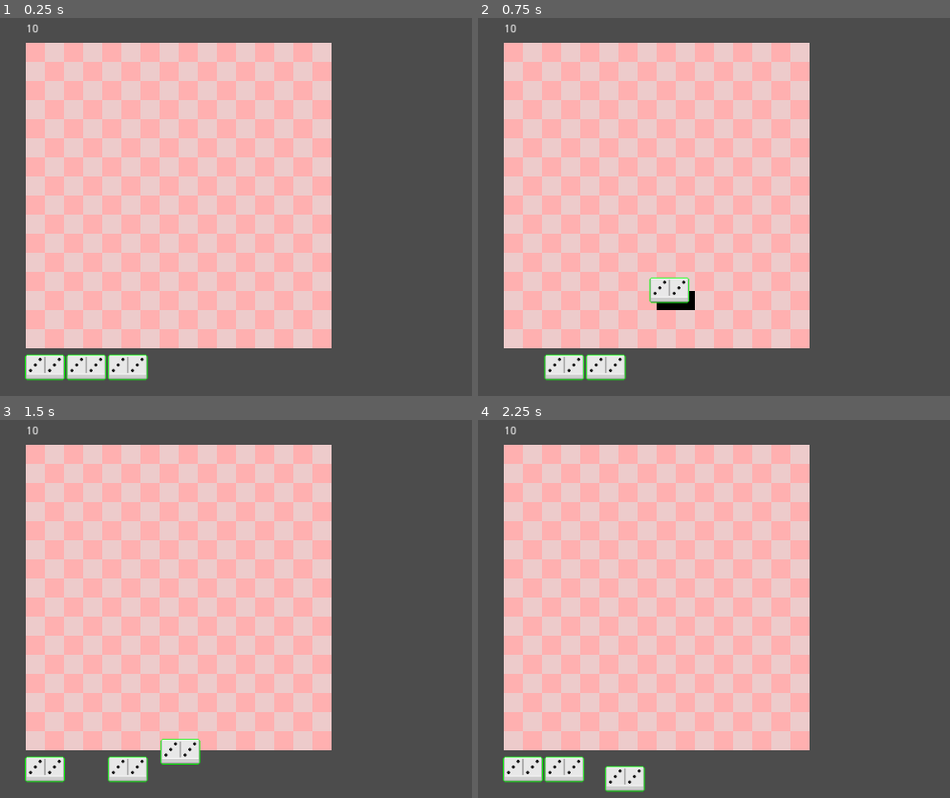
Above: before the commit, frames 1-4 (two rows, left to right).
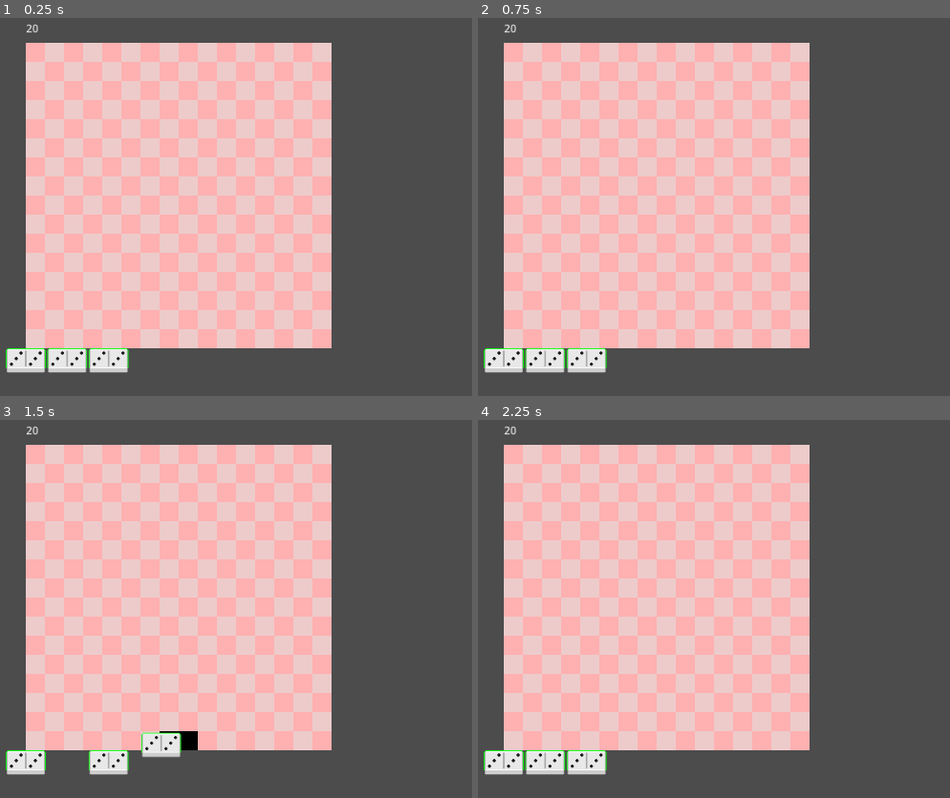
Above: after the commit, the same moments.

Repository: boomyville/Dominomino
Game: Godot game, scene res://scenes/game.tscn
Same seed, same stepped clock (60 frames per second), same inputs: the game is played once before the commit and once after it.
Inputs (mouse positions are in pixels of both pictures, inside the frame that each line leads up to):
- Up to frame 1 (0.25 s): no input
- Up to frame 2 (0.75 s): tap Enter at 0.5 s; drag from (525, 365) to (902, 104) at 0.52 s
- Up to frame 3 (1.5 s): drag from (84, 767) to (311, 688) at 1.27 s
- Up to frame 4 (2.25 s): move the mouse to (605, 767) at 2.02 s; click (605, 767) at 2.17 s

The runs differ from the first frame. In frame 1, 1.9% of the frame differs, in the area x 1-32%, y 1-96%; in frame 2, 2.7%, in the area x 1-46%, y 1-96%; in frame 3, 2.5%; in frame 4, 2.2%.

Commit message:
Add domino rotation

Diff:
--- a/scenes/domino.tscn
+++ b/scenes/domino.tscn
@@ -1,10 +1,11 @@
-[gd_scene load_steps=8 format=2]
+[gd_scene load_steps=9 format=2]
 
 [ext_resource path="res://assets/domino/pip_3.png" type="Texture" id=1]
 [ext_resource path="res://assets/shaders/playable_outline.shader" type="Shader" id=2]
 [ext_resource path="res://assets/domino/domino_base.png" type="Texture" id=3]
 [ext_resource path="res://scripts/domino.gd" type="Script" id=4]
 [ext_resource path="res://resources/template_domino.tres" type="Resource" id=5]
+[ext_resource path="res://assets/domino/lip_wide.png" type="Texture" id=6]
 
 [sub_resource type="RectangleShape2D" id=1]
 extents = Vector2( 24, 15 )
@@ -19,12 +20,12 @@
 domino_data = ExtResource( 5 )
 
 [node name="CollisionShape2D" type="CollisionShape2D" parent="."]
-position = Vector2( 24, 12 )
+position = Vector2( 0, 4 )
 shape = SubResource( 1 )
 
 [node name="BaseSprite" type="Sprite" parent="."]
 material = SubResource( 2 )
-position = Vector2( 0, 1 )
+position = Vector2( -24, -7 )
 texture = ExtResource( 3 )
 centered = false
 offset = Vector2( -2, -6 )
@@ -33,11 +34,19 @@
 position = Vector2( 12, 9 )
 
 [node name="PipSprite" type="Sprite" parent="LeftPip"]
+position = Vector2( -24, -8 )
 texture = ExtResource( 1 )
 
 [node name="RightPip" type="Position2D" parent="."]
-position = Vector2( 12, -3 )
+position = Vector2( -12, -11 )
 
 [node name="PipSprite" type="Sprite" parent="RightPip"]
 position = Vector2( 24, 12 )
 texture = ExtResource( 1 )
+
+[node name="LipPosition" type="Position2D" parent="."]
+position = Vector2( -24, 4 )
+
+[node name="LipSprite" type="Sprite" parent="LipPosition"]
+position = Vector2( 24, 12 )
+texture = ExtResource( 6 )
--- a/scripts/board.gd
+++ b/scripts/board.gd
@@ -63,8 +63,13 @@
 
 func place_domino_on_matrix(domino_instance: Area2D, target_x: int, target_y: int) -> void:
 	board_matrix[target_y][target_x] = domino_instance
-	board_matrix[target_y][target_x + 1] = domino_instance
-	print("Domino successfully registered at matrix row: ", target_y, " across columns: ", target_x, "-", target_x + 1)
+	if domino_instance.is_vertical():
+		board_matrix[target_y + 1][target_x] = domino_instance
+		print("Domino registered at col: ", target_x, " rows: ", target_y, "-", target_y + 1)
+	else:
+		board_matrix[target_y][target_x + 1] = domino_instance
+		print("Domino registered at row: ", target_y, " cols: ", target_x, "-", target_x + 1)
+
 
 # We call this function when we undo a domino placement on the board
 func remove_domino_from_matrix(domino_instance: Area2D) -> void:
@@ -73,24 +78,32 @@
 			if board_matrix[y][x] == domino_instance:
 				board_matrix[y][x] = null
 
-func is_placement_valid(start_x: int, start_y: int) -> bool:
+
+func is_placement_valid(start_x: int, start_y: int, vertical: bool = false) -> bool:
 	if start_x < 0 or start_y < 0:
 		return false
-	if start_x + 1 >= 16 or start_y >= 16:
-		return false
-	var left_cell = board_matrix[start_y][start_x]
-	var right_cell = board_matrix[start_y][start_x + 1]
-	if left_cell != null or right_cell != null:
-		return false
-	return true
+	if vertical:
+		if start_x >= 16 or start_y + 1 >= 16:
+			return false
+		return board_matrix[start_y][start_x] == null and board_matrix[start_y + 1][start_x] == null
+	else:
+		if start_x + 1 >= 16 or start_y >= 16:
+			return false
+		return board_matrix[start_y][start_x] == null and board_matrix[start_y][start_x + 1] == null
 
-func highlight_preview(start_x: int, start_y: int) -> void:
+
+func highlight_preview(start_x: int, start_y: int, vertical: bool = false) -> void:
 	clear_preview()
-	if not is_placement_valid(start_x, start_y):
+	if not is_placement_valid(start_x, start_y, vertical):
 		return
 	for child in grid_container.get_children():
 		var gp = child.get_meta("grid_pos")
-		if (gp.x == start_x or gp.x == start_x + 1) and gp.y == start_y:
+		var highlight = false
+		if vertical:
+			highlight = gp.x == start_x and (gp.y == start_y or gp.y == start_y + 1)
+		else:
+			highlight = gp.y == start_y and (gp.x == start_x or gp.x == start_x + 1)
+		if highlight:
 			child.texture = load("res://assets/ui/empty_board_tile3.png")
 			previewed_slots.append(child)
 
--- a/scripts/domino.gd
+++ b/scripts/domino.gd
@@ -21,11 +21,13 @@
 var upgrade_level: int = 1
 var drag_state: int = DragState.IDLE
 var drag_offset: Vector2 = Vector2.ZERO
+var rotation_step: int = 0  # 0=horizontal, 1=vertical CW, 2=flipped, 3=vertical CCW
 
 # Node references
 onready var base_sprite = $BaseSprite
 onready var left_pip_sprite = $LeftPip/PipSprite
 onready var right_pip_sprite = $RightPip/PipSprite
+onready var lip_sprite = $LipPosition/LipSprite
 
 # Shaders
 const OUTLINE_SHADER = preload("res://assets/shaders/playable_outline.shader")
@@ -185,9 +187,12 @@
 	check_playability()
 
 func _input_event(_viewport, event, _shape_idx) -> void:
+	if event is InputEventMouseButton and event.button_index == BUTTON_RIGHT and event.pressed:
+		if current_status == StatusType.HAND and drag_state == DragState.IDLE:
+			rotate_domino()
+
 	if event is InputEventMouseButton and event.button_index == BUTTON_LEFT and event.pressed:
 		if drag_state == DragState.IDLE and (current_status == StatusType.HAND or current_status == StatusType.BOARD):
-			# Block if can't afford
 			var cost = GameState.calculate_domino_cost(left_pip_value, right_pip_value)
 			if GameState.current_player_energy < cost:
 				return
@@ -243,3 +248,62 @@
 
 	tween.start()
 	tween.connect("tween_all_completed", tween, "queue_free")
+
+func rotate_domino() -> void:
+	rotation_step = (rotation_step + 1) % 4
+	rotation_degrees = rotation_step * 90.0
+
+	# Counter-rotate the lip so it always stays upright
+	lip_sprite.rotation_degrees = -rotation_degrees
+
+
+	# Swap lip texture based on orientation
+	if is_vertical():
+		lip_sprite.texture = load("res://assets/domino/lip_narrow.png")
+	else:
+		lip_sprite.texture = load("res://assets/domino/lip_wide.png")
+
+	# Reposition lip to always sit at the bottom of the current bounding box
+	match rotation_step:
+		0: lip_sprite.position = Vector2(24, 12)
+		1: lip_sprite.position = Vector2(51, -3)
+		2: lip_sprite.position = Vector2(24, -18)
+		3: lip_sprite.position = Vector2(-2, -3)
+
+func get_top_pip() -> int:
+	match rotation_step:
+		1: return left_pip_value
+		3: return right_pip_value
+	return -1  # horizontal orientations have no top pip
+
+func get_bottom_pip() -> int:
+	match rotation_step:
+		1: return right_pip_value
+		3: return left_pip_value
+	return -1
+
+func get_left_pip() -> int:
+	match rotation_step:
+		0: return left_pip_value
+		2: return right_pip_value
+	return -1
+
+func get_right_pip() -> int:
+	match rotation_step:
+		0: return right_pip_value
+		2: return left_pip_value
+	return -1
+
+func is_horizontal() -> bool:
+	return rotation_step % 2 == 0
+
+func is_vertical() -> bool:
+	return rotation_step % 2 == 1
+
+func get_facing_pip(direction: String) -> int:
+	match direction:
+		"top": return get_top_pip()
+		"bottom": return get_bottom_pip()
+		"left": return get_left_pip()
+		"right": return get_right_pip()
+	return -1
--- a/scripts/game.gd
+++ b/scripts/game.gd
@@ -37,7 +37,7 @@
 	_toggle_verification_ui(false)
 
 	GameState.connect("player_energy_changed", self, "_on_energy_adjusted")
-	GameState.set_starting_player_energy(10)  # ADD THIS — must be after signal connect
+	GameState.set_starting_player_energy(20)  # ADD THIS — must be after signal connect
 
 	_refresh_hand_playability()
 
@@ -50,7 +50,8 @@
 	var sprite = temp.get_node_or_null("BaseSprite")
 	if sprite and sprite.texture:
 		var size = sprite.texture.get_size() * sprite.scale
-		domino_snap_offset = Vector2(size.x * 0.25, size.y * 0.5)
+		#domino_snap_offset = Vector2(size.x * 0.25, size.y * 0.5)
+		domino_snap_offset = Vector2(0, 0)  # ADJUST THIS if your domino sprite isn't perfectly centered on its grid slot
 	temp.free()
 
 func _process(_delta) -> void:
@@ -58,8 +59,9 @@
 		var grid_pos = board.world_to_grid(active_domino.global_position + domino_snap_offset)
 		var gx = int(grid_pos.x)
 		var gy = int(grid_pos.y)
-		if board.is_placement_valid(gx, gy):
-			board.highlight_preview(gx, gy)
+		var vertical = active_domino.is_vertical()
+		if board.is_placement_valid(gx, gy, vertical):
+			board.highlight_preview(gx, gy, vertical)
 		else:
 			board.clear_preview()
 
@@ -87,41 +89,46 @@
 
 func _input(event) -> void:
 	if event is InputEventMouseButton and event.button_index == BUTTON_LEFT and not event.pressed:
-		print("Mouse release | state: ", current_play_state, " | active: ", active_domino)
 		if current_play_state == PlayState.DRAGGING and active_domino != null:
 			_try_place_active_domino()
 
+	# Only handle right-click here when actively dragging —
+	# in-hand right-click is handled by the domino's own _input_event
+	if event is InputEventMouseButton and event.button_index == BUTTON_RIGHT and event.pressed:
+		if current_play_state == PlayState.DRAGGING and active_domino != null:
+			active_domino.rotate_domino()
+
 func _try_place_active_domino() -> void:
-	var grid_pos = board.world_to_grid(active_domino.global_position + domino_snap_offset)
+	var snap = domino_snap_offset
+	if active_domino.is_vertical():
+		snap = Vector2(domino_snap_offset.y, domino_snap_offset.x)
+	var grid_pos = board.world_to_grid(active_domino.global_position + snap)
 	var gx = int(grid_pos.x)
 	var gy = int(grid_pos.y)
-
-	if not board.is_placement_valid(gx, gy):
+	var vertical = active_domino.is_vertical()
+
+	if not board.is_placement_valid(gx, gy, vertical):
 		board.clear_preview()
 		_cancel_active_domino()
 		return
 
 	board.clear_preview()
-
-	# Remove the domino from its hand slot first
 	var old_parent = active_domino.get_parent()
 	old_parent.remove_child(active_domino)
 	board.add_child(active_domino)
 
-	# NOW set position AFTER reparenting so it's in board's coordinate space
 	var snap_world = board.grid_to_world(gx, gy)
-	active_domino.global_position = snap_world + Vector2(0, -2)
-
-	# Register in matrix
+	match active_domino.rotation_step:
+		0: active_domino.global_position = snap_world + Vector2(24, 10)
+		1: active_domino.global_position = snap_world + Vector2(12, 24)
+		2: active_domino.global_position = snap_world + Vector2(24, 10)  # same as 0, adjust if needed
+		3: active_domino.global_position = snap_world + Vector2(12, 24)
+
 	board.place_domino_on_matrix(active_domino, gx, gy)
-
-	# Z-level
-	active_domino.z_index = gy  # Lower Y = further back
-	active_domino.stop_drag()  # ADD THIS — stops _process tracking mouse
-	active_domino.current_status = active_domino.StatusType.BOARD  # ADD THIS
-
-	# Enter verification phase where we show the OK/UNDO buttons and wait for
-	# player input before finalising the placement
+	active_domino.z_index = gy
+	active_domino.stop_drag()
+	active_domino.current_status = active_domino.StatusType.BOARD
+
 	last_placed_domino = active_domino
 	last_placed_origin = active_domino_origin
 	active_domino = null
Binary file changed: assets/domino/domino_base.png
Binary file added: assets/domino/lip_narrow.png
Not shown, added: assets/domino/lip_narrow.png.import
Binary file added: assets/domino/lip_wide.png
Not shown, added: assets/domino/lip_wide.png.import
